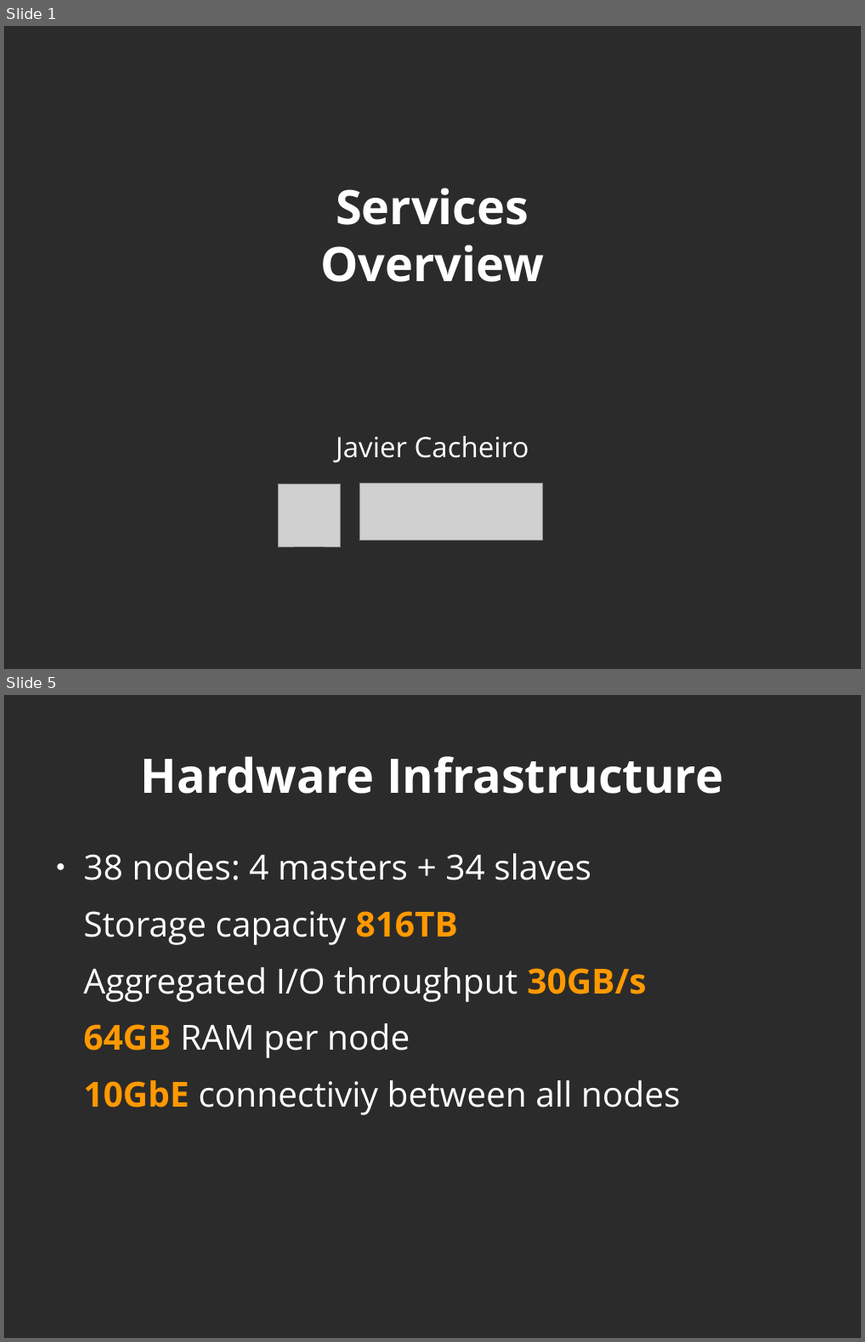
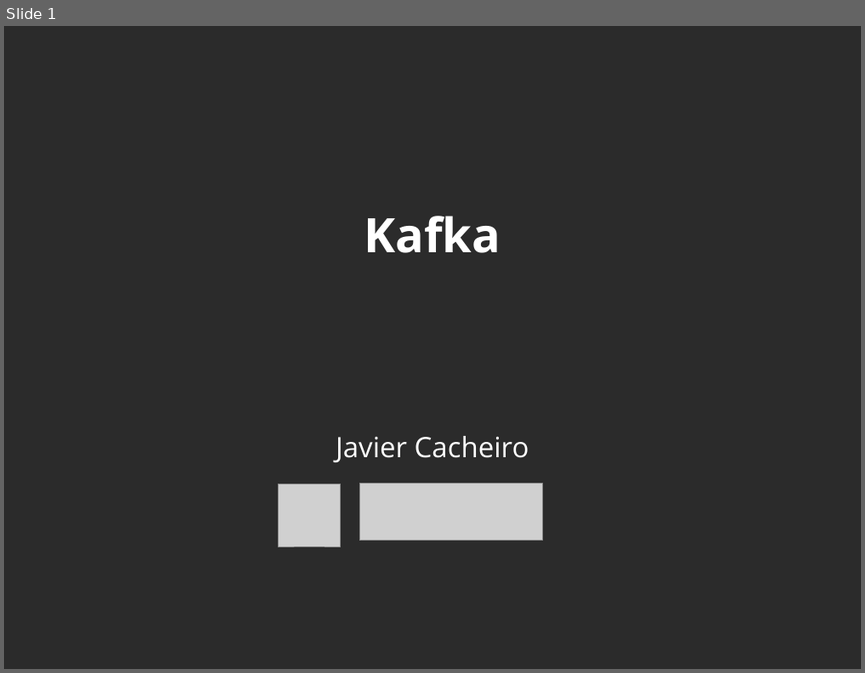
Before and after one commit to javicacheiro/pyspark_course, a slide deck: supplementary/kafka/unit_1_basic_concepts.odp. Shown one above the other, each under a label of ours: slides 1 and 5 before the commit, slide 1 after it; the slides between them are not shown. The pictures are 865x1342 and 865x673 pixels, drawn with LibreOffice and Linux fonts; fonts in the diff are those of the drawing; grey boxes stand for pictures; background and template pictures are left out; a plain dark background stands for a picture behind light text. Boxes give left, top, right and bottom in pixels: in the first picture for what was removed or moved away, otherwise in the second. Text is boxed around its words. In the diff, an @@ line names an element or a change of style, - is before the commit and + after.

Commit message:
kafka concepts

```diff
--- a/supplementary/kafka/unit_1_basic_concepts.odp
+++ b/supplementary/kafka/unit_1_basic_concepts.odp
@@ slide 5 removed at (x1=4, y1=695, x2=861, y2=1338), background picture (left out) @@
@@ title removed at (x1=141, y1=756, x2=723, y2=794) @@
-Hardware Infrastructure
@@ text removed at (x1=84, y1=853, x2=681, y2=1115) @@
-● 38 nodes: 4 masters + 34 slaves
-Storage capacity 816TB
-Aggregated I/O throughput 30GB/s
-64GB RAM per node
-10GbE connectiviy between all nodes
@@ slide 1 changed as well @@
@@ title at (x1=364, y1=216, x2=500, y2=253): text changed @@
-Services
-Overview
+Kafka
```
Also in this commit, not shown: 51 slides added, 24 other slides removed, 1 other file.
